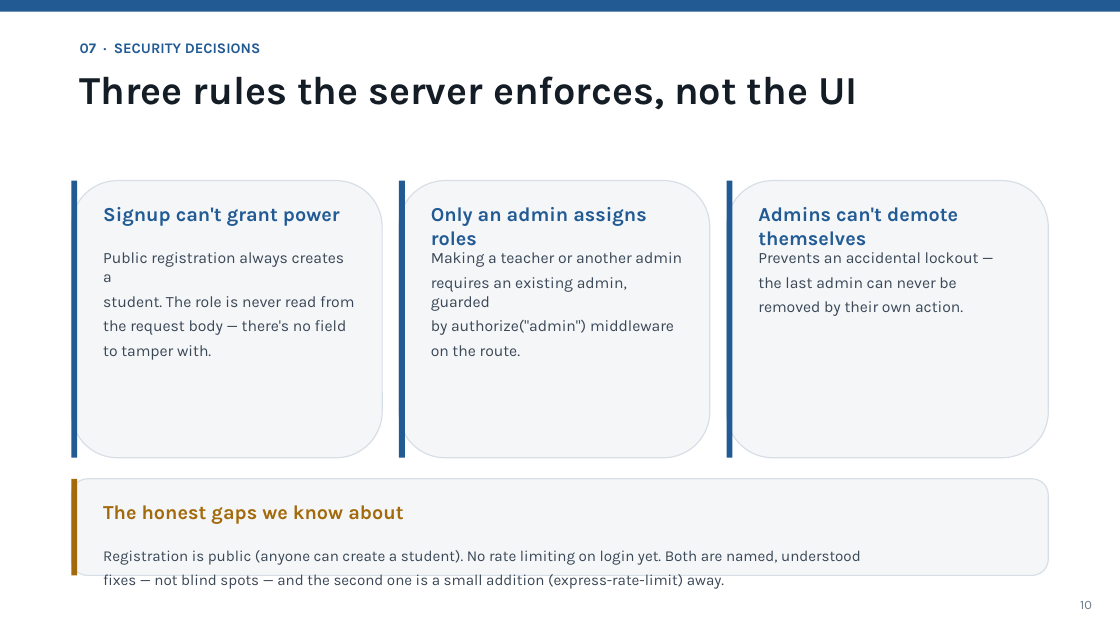
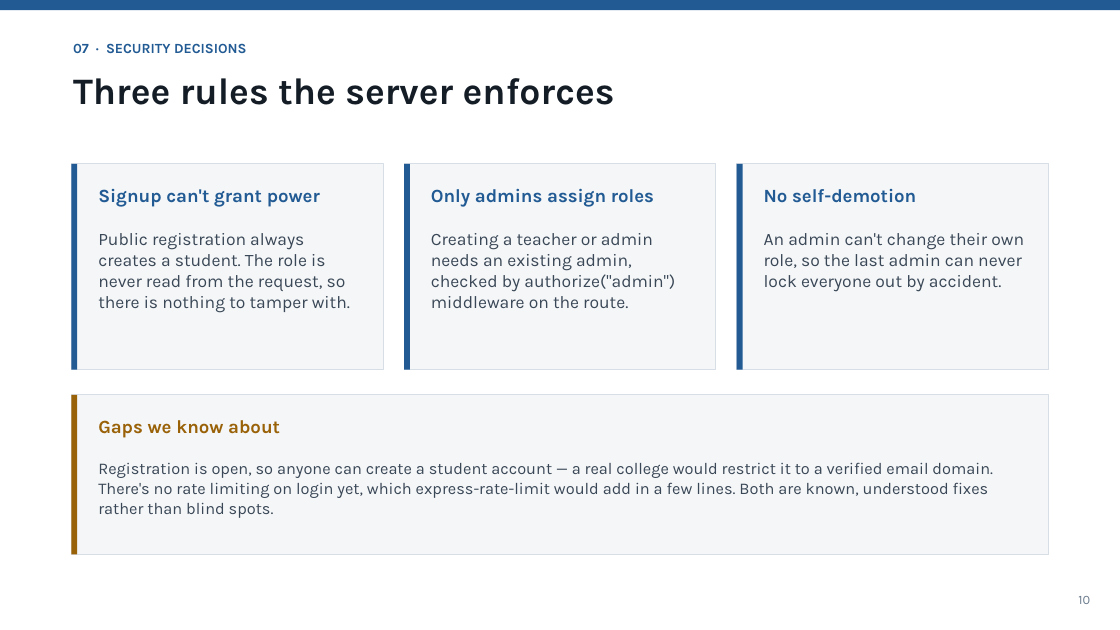
Before and after one commit to suleymantofik0-byte/attendance-system, a slide deck: slide 10 of Attendance-System-Presentation.pptx. Drawn at 1120x630 pixels with LibreOffice and Linux fonts; fonts in the diff are those of the drawing. Boxes give left, top, right and bottom in pixels: in the first picture for what was removed or moved away, otherwise in the second. Text is boxed around its words. In the diff, an @@ line names an element or a change of style, - is before the commit and + after.

```diff
--- a/Attendance-System-Presentation.pptx
+++ b/Attendance-System-Presentation.pptx
@@ text "07 · SECURITY DECISIONS" at box(73, 43, 247, 53): size 12.5 to 12 pt @@
@@ text at box(73, 78, 615, 105): text changed; size 34 to 32 pt @@
-Three rules the server enforces, not the UI
+Three rules the server enforces
@@ rectangle: place and size @@
-rectangle at box(71, 181, 77, 458)
+rectangle at box(71, 164, 77, 370)
@@ rectangle: place and size @@
-rectangle at box(71, 181, 382, 458)
+rectangle at box(71, 164, 383, 370)
@@ rectangle: place and size @@
-rectangle at box(399, 181, 405, 458)
+rectangle at box(404, 164, 410, 370)
@@ rectangle: place and size @@
-rectangle at box(399, 181, 710, 458)
+rectangle at box(404, 164, 716, 370)
@@ rectangle: place and size @@
-rectangle at box(727, 181, 733, 458)
+rectangle at box(737, 164, 743, 370)
@@ rounded rectangle to rectangle; outline #D8DEE6 1 pt to #D8DEE6 0.75 pt in 4 elements at box(71, 395, 1049, 555), box(71, 164, 383, 370), box(404, 164, 716, 370), box(737, 164, 1049, 370) @@
@@ rectangle: place and size @@
-rectangle at box(727, 181, 1049, 458)
+rectangle at box(737, 164, 1049, 370)
@@ text "Signup can't grant power": place and size @@
-text "Signup can't grant power" at box(103, 207, 340, 226)
+text "Signup can't grant power" at box(98, 189, 320, 207)
@@ text "Signup can't grant power" at box(98, 189, 320, 207): size 17 to 16 pt @@
@@ text at box(431, 188, 654, 207): text changed; size 17 to 16 pt @@
-Only an admin assigns roles
+Only admins assign roles
@@ text at box(764, 189, 916, 203): text changed; size 17 to 16 pt @@
-Admins can't demote themselves
+No self-demotion
@@ text at box(98, 233, 350, 313): text changed; size 13.5 to 15 pt @@
-Public registration always creates a
-student. The role is never read from
-the request body — there's no field
-to tamper with.
+Public registration always creates a student. The role is never read from the request, so there is nothing to tamper with.
@@ text at box(431, 233, 675, 308): text changed; size 13.5 to 15 pt @@
-Making a teacher or another admin
-requires an existing admin, guarded
-by authorize("admin") middleware
-on the route.
+Creating a teacher or admin needs an existing admin, checked by authorize("admin") middleware on the route.
@@ text at box(764, 233, 1024, 292): text changed; size 13.5 to 15 pt @@
-Prevents an accidental lockout —
-the last admin can never be
-removed by their own action.
+An admin can't change their own role, so the last admin can never lock everyone out by accident.
@@ rectangle: place and size @@
-rectangle at box(71, 479, 77, 576)
+rectangle at box(71, 395, 77, 555)
@@ rectangle at box(71, 395, 77, 555): fill #A36A0C to #9A6208 @@
@@ rectangle: place and size @@
-rectangle at box(71, 479, 1049, 576)
+rectangle at box(71, 395, 1049, 555)
@@ text at box(98, 420, 280, 438): text changed; size 17 to 16 pt; text colour #A36A0C to #9A6208 @@
-The honest gaps we know about
+Gaps we know about
@@ text at box(98, 462, 993, 518): text changed; size 13 to 14 pt @@
-Registration is public (anyone can create a student). No rate limiting on login yet. Both are named, understood
-fixes — not blind spots — and the second one is a small addition (express-rate-limit) away.
+Registration is open, so anyone can create a student account — a real college would restrict it to a verified email domain. There's no rate limiting on login yet, which express-rate-limit would add in a few lines. Both are known, understood fixes rather than blind spots.
@@ text "10": place and size @@
-text "10" at box(1080, 601, 1092, 609)
+text "10" at box(1078, 596, 1090, 604)
```
Also in this commit, not shown: 12 other slides changed.
